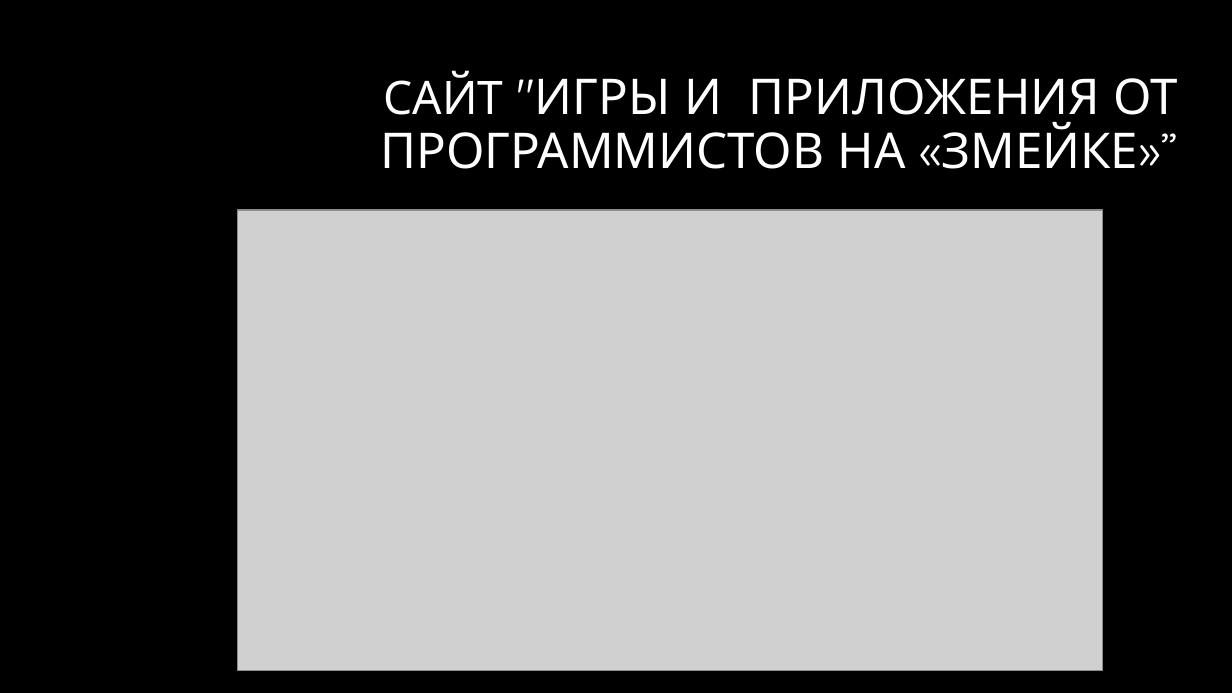
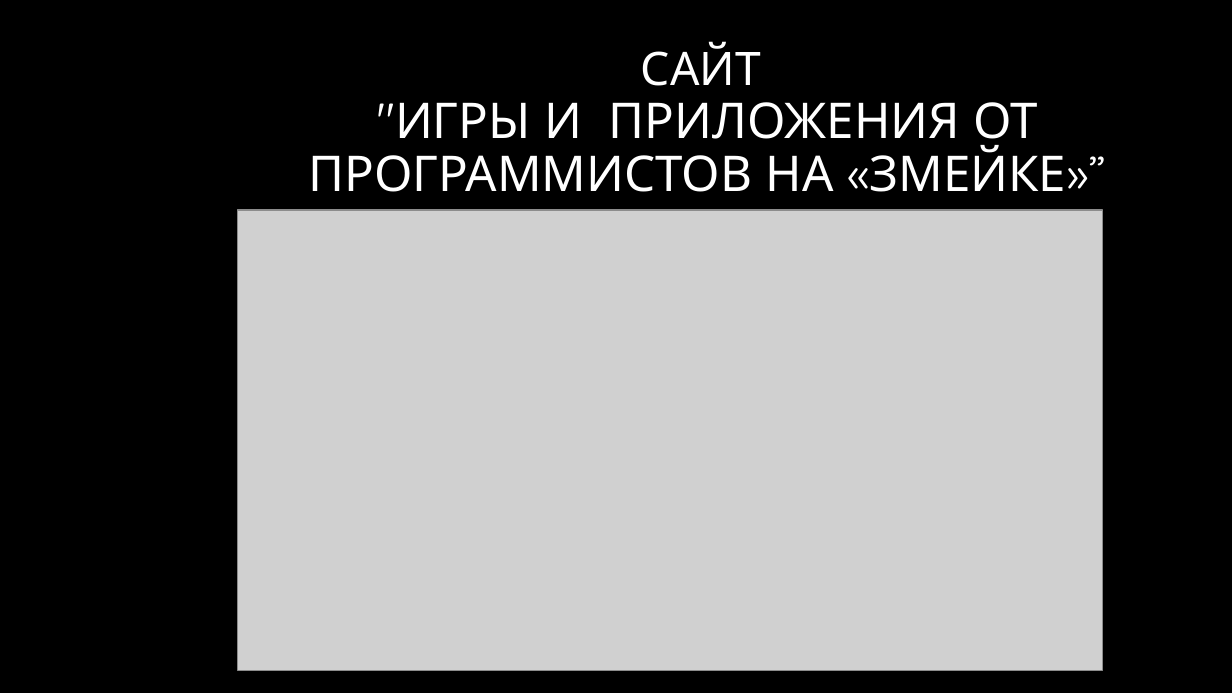
Before and after one commit to Dmitry26092003/Web, a slide deck: slide 6 of website/Proekt_po_WebServer_3DPrintingService_RussiaPenza.pptx. Drawn at 1232x693 pixels with LibreOffice and Linux fonts; fonts in the diff are those of the drawing; grey boxes stand for pictures; background and template pictures are left out. Boxes give left, top, right and bottom in pixels: in the first picture for what was removed or moved away, otherwise in the second. Text is boxed around its words. In the diff, an @@ line names an element or a change of style, - is before the commit and + after.

```diff
--- a/website/Proekt_po_WebServer_3DPrintingService_RussiaPenza.pptx
+++ b/website/Proekt_po_WebServer_3DPrintingService_RussiaPenza.pptx
@@ title "САЙТ "ИГРЫ И ПРИЛОЖЕНИЯ ОТ ...": place and size @@
-title "САЙТ "ИГРЫ И ПРИЛОЖЕНИЯ ОТ ..." at (380, 71, 1177, 169)
+title "САЙТ "ИГРЫ И ПРИЛОЖЕНИЯ ОТ ..." at (308, 42, 1067, 192)
@@ title "САЙТ "ИГРЫ И ПРИЛОЖЕНИЯ ОТ ..." at (308, 42, 1067, 192): alignment right to centre @@
```
Also in this commit, not shown: 3 other slides changed, 32 other files.
